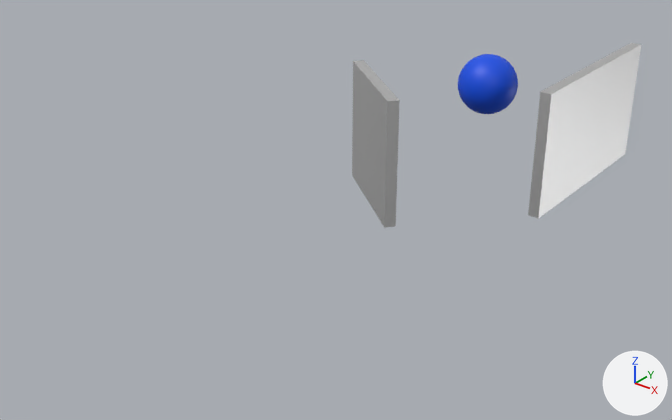
Before and after pictures for a commit that changed the glTF model dist/models/lightreflext.gltf.
Rendered twice from a camera (50 mm lens) standing at (7.99, -10.93, 5.36) and looking at (0.28, -1.29, -0.62). Arrows for +X, +Y and +Z are at lower right; the lights stay in place. Where no turn or scale is listed for an object, it has been applied to the vertices. Vertices at the same position are counted once.
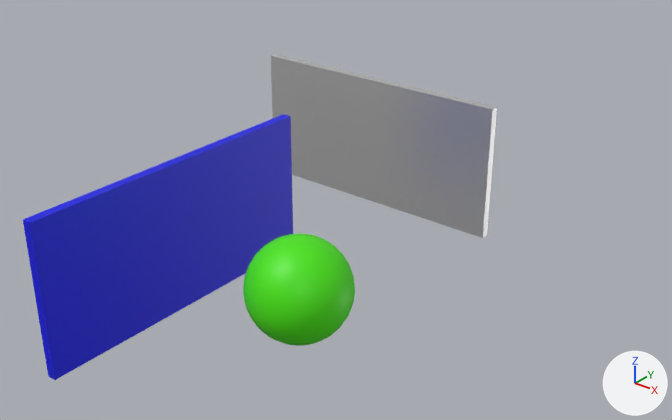
Where the newer file only moved an object's origin or applied its transform, the numbers keep the older frame.

What differs and where, as boxes [x1, y1, x2, y2] in the pictures (672 x 420 px):
'Cube.001', recoloured, moved, rescaled, turned: before [528, 43, 641, 218]; after [23, 114, 293, 380]
'Cube', turned, rescaled: before [352, 60, 400, 228]; after [271, 54, 497, 238]
'Sphere', reshaped (85% wider, 85% taller): before [458, 54, 518, 114]; after [243, 234, 355, 346]

The change, as a list of edits to the scene's bpy script:
```text
Add mat_sphere_001:
    mat_sphere_001 = principled_material('Sphere.001')
    mat_sphere_001.base_color = (0.8, 0.0, 0.00152)  # red #e70005
Add mat_sphere:
    mat_sphere = principled_material('Sphere')
    mat_sphere.base_color = (0.0692, 0.8, 0.0)  # green #4ae700
Add mat_wall:
    mat_wall = principled_material('Wall')
    mat_wall.base_color = (0.0, 0.00278, 0.8)  # blue #0009e7
Change me_sphere:
    where me_sphere.from_pydata(...)  # 482 vertices, 960 faces; spans x -0.546..0.546, y -0.546..0.546, z -0.546..0.546
    used by ob_sphere; location = (-0.05, 3.57, 0.0)
    remove me_sphere.materials.append(mat_material_002)  # blue #004fe7
    me_sphere part 1: the whole mesh is multiplied about its middle by the matrix ((1.148, 0.0, 0.0), (0.0, 1.148, 0.0), (0.0, 0.0, 1.148)), then moved by (2.08, -7.697, 0.0)
    add me_sphere.materials.append(mat_sphere)  # green #4ae700
    add me_sphere.materials.append(mat_sphere_001)  # red #e70005
Change me_cube_003:
    where me_cube_003.from_pydata(...)  # 8 vertices, 12 faces; spans x -1.0..1.0, y -1.0..1.0, z -1.0..1.0
    remove me_cube_003.materials.append(mat_material_001)  # white #e7e7e7
    add me_cube_003.materials.append(mat_wall)  # blue #0009e7
Change ob_cube:
    ob_cube.rotation_euler: (0.0, 0.0, 0.904) -> (0.0, 0.0, -1.571)  # degrees (0, 0, 52) -> degrees (0, 0, -90)
    ob_cube.scale: (0.0885, 1.0, 1.0) -> (0.0617, 2.06, 1.0)
Change ob_cube_001:
    ob_cube_001.rotation_euler: (0.0, 0.0, 0.00367) -> (0.0, 0.0, 0.0)  # degrees (0, 0, 0.2) -> degrees (0, 0, 0)
    ob_cube_001.location: (2.3, 2.69, 0.0) -> (0.0, -4.07, 0.0)
    ob_cube_001.scale: (0.0885, 1.65, 1.0) -> (0.0617, 2.06, 1.0)
```
